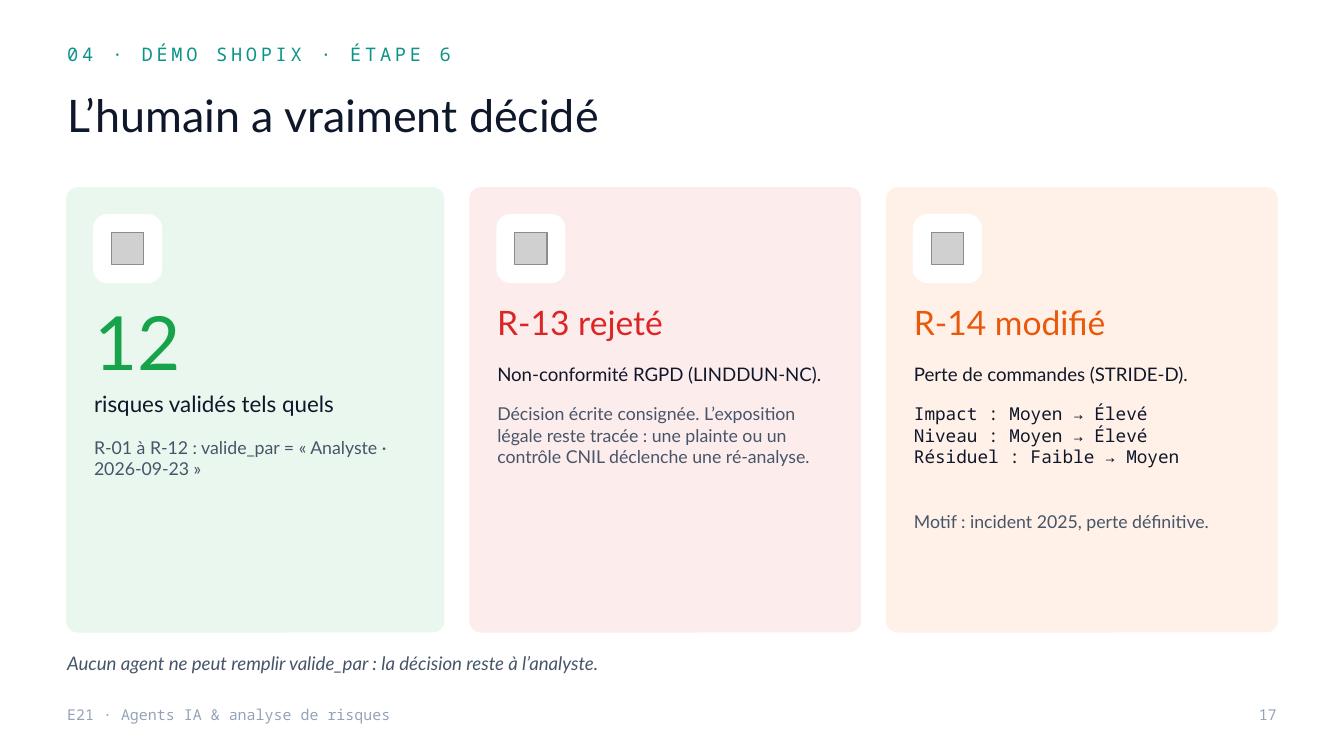
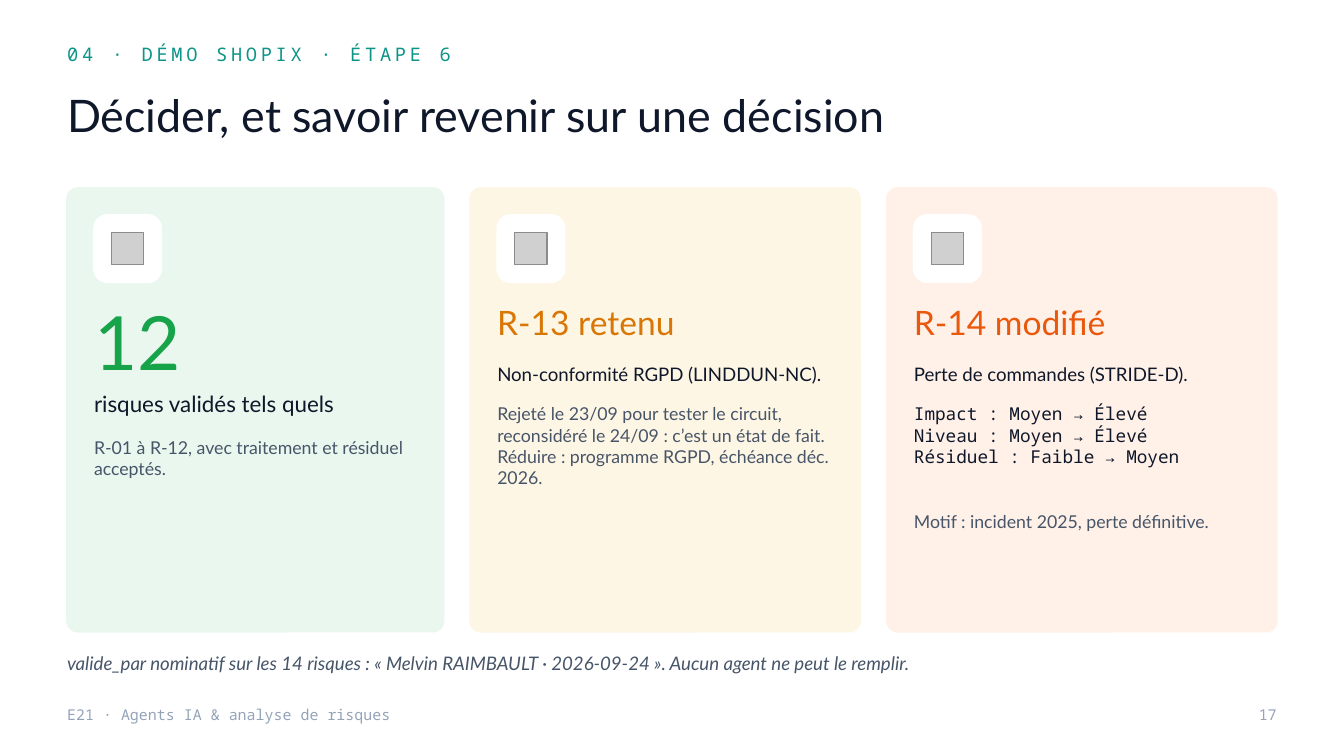
Before and after one commit to MelvinBzh/management_de_la_securite, a slide deck: slide 17 of soutenance/Soutenance_E21_Agents_IA.pptx (slide 14 before the commit). Drawn at 1344x756 pixels with LibreOffice and Linux fonts; fonts in the diff are those of the drawing; grey boxes stand for pictures. Boxes give left, top, right and bottom in pixels: in the first picture for what was removed or moved away, otherwise in the second. Text is boxed around its words. In the diff, an @@ line names an element or a change of style, - is before the commit and + after.

```diff
--- a/soutenance/Soutenance_E21_Agents_IA.pptx
+++ b/soutenance/Soutenance_E21_Agents_IA.pptx
@@ text at (67,99,884,138): text changed @@
-L’humain a vraiment décidé
+Décider, et savoir revenir sur une décision
@@ rounded rectangle at (470,188,860,632): fill #FDECEC to #FEF6E4; outline #FDECEC 1 pt to #FEF6E4 1 pt @@
@@ text at (497,310,674,336): text changed; text colour #DC2626 to #D97706 @@
-R-13 rejeté
+R-13 retenu
@@ text at (497,407,829,484): text changed @@
-Décision écrite consignée. L’exposition légale reste tracée : une plainte ou un contrôle CNIL déclenche une ré-analyse.
+Rejeté le 23/09 pour tester le circuit, reconsidéré le 24/09 : c’est un état de fait. Réduire : programme RGPD, échéance déc. 2026.
@@ text at (94,441,403,478): text changed @@
-R-01 à R-12 : valide_par = « Analyste · 2026-09-23 »
+R-01 à R-12, avec traitement et résiduel acceptés.
@@ text at (67,656,909,674): text changed @@
-Aucun agent ne peut remplir valide_par : la décision reste à l’analyste.
+valide_par nominatif sur les 14 risques : « Melvin RAIMBAULT · 2026-09-24 ». Aucun agent ne peut le remplir.
```
Also in this commit, not shown: 20 other slides changed, 1 slide added, 1 slide removed.
